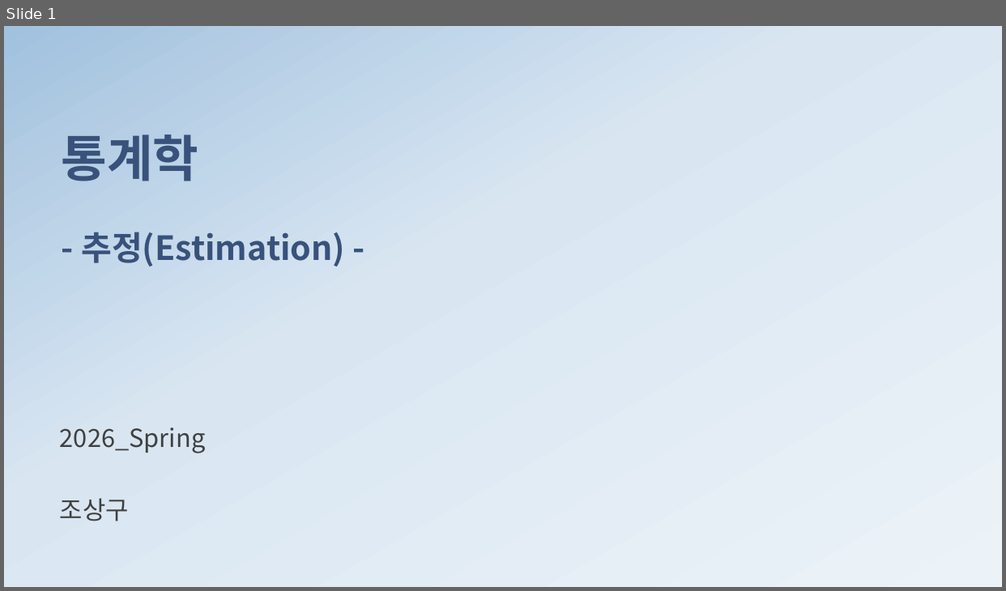
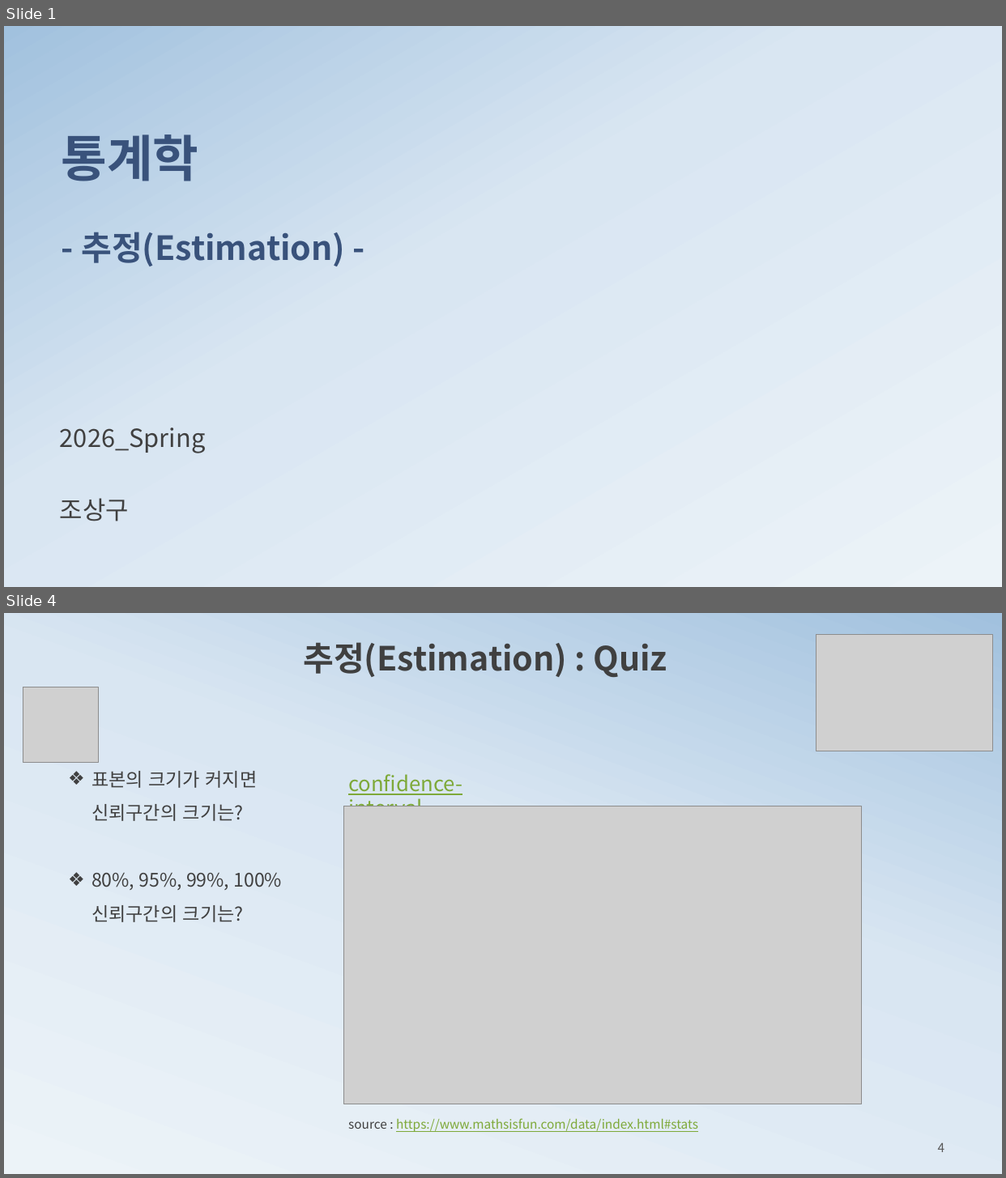
Before and after one commit to ancestor9/mathematics-for-machine-learning, a slide deck: 4_Estimation.pptx. Shown one above the other, each under a label of ours: slide 1 before the commit, slides 1 and 4 after it; the slides between them are not shown. The pictures are 1006x591 and 1006x1178 pixels, drawn with LibreOffice and Linux fonts; fonts in the diff are those of the drawing; grey boxes stand for pictures; background and template pictures are left out. Boxes give left, top, right and bottom in pixels: in the first picture for what was removed or moved away, otherwise in the second. Text is boxed around its words. In the diff, an @@ line names an element or a change of style, - is before the commit and + after.

```diff
--- a/4_Estimation.pptx
+++ b/4_Estimation.pptx
@@ slide 4 added at (x1=4, y1=613, x2=1002, y2=1174), background gradient #ECF3F8 to #D9E6F2 to #A1C1DE @@
@@ picture added at (x1=816, y1=635, x2=992, y2=752) @@
@@ text added at (x1=303, y1=642, x2=667, y2=677), 32 pt, text #404040, bold @@
+추정(Estimation) : Quiz
@@ picture added at (x1=23, y1=687, x2=98, y2=762) @@
@@ text added at (x1=91, y1=771, x2=283, y2=922), 18 pt, text #404040 @@
+❖ 표본의 크기가 커지면 신뢰구간의 크기는?
+❖ 80%, 95%, 99%, 100% 신뢰구간의 크기는?
@@ text added at (x1=348, y1=774, x2=462, y2=807), 20 pt, text #7EA939, underline @@
+confidence-interval.
@@ picture added at (x1=344, y1=807, x2=862, y2=1105) @@
@@ text added at (x1=348, y1=1118, x2=698, y2=1132), 12 pt, text #7EA939, underline @@
+source : https://www.mathsisfun.com/data/index.html#stats
@@ page number added at (x1=938, y1=1143, x2=945, y2=1152), 12 pt, text #595959 @@
+4
```
Also in this commit, not shown: 9 slides changed, 10 other slides added, 7 slides removed.
